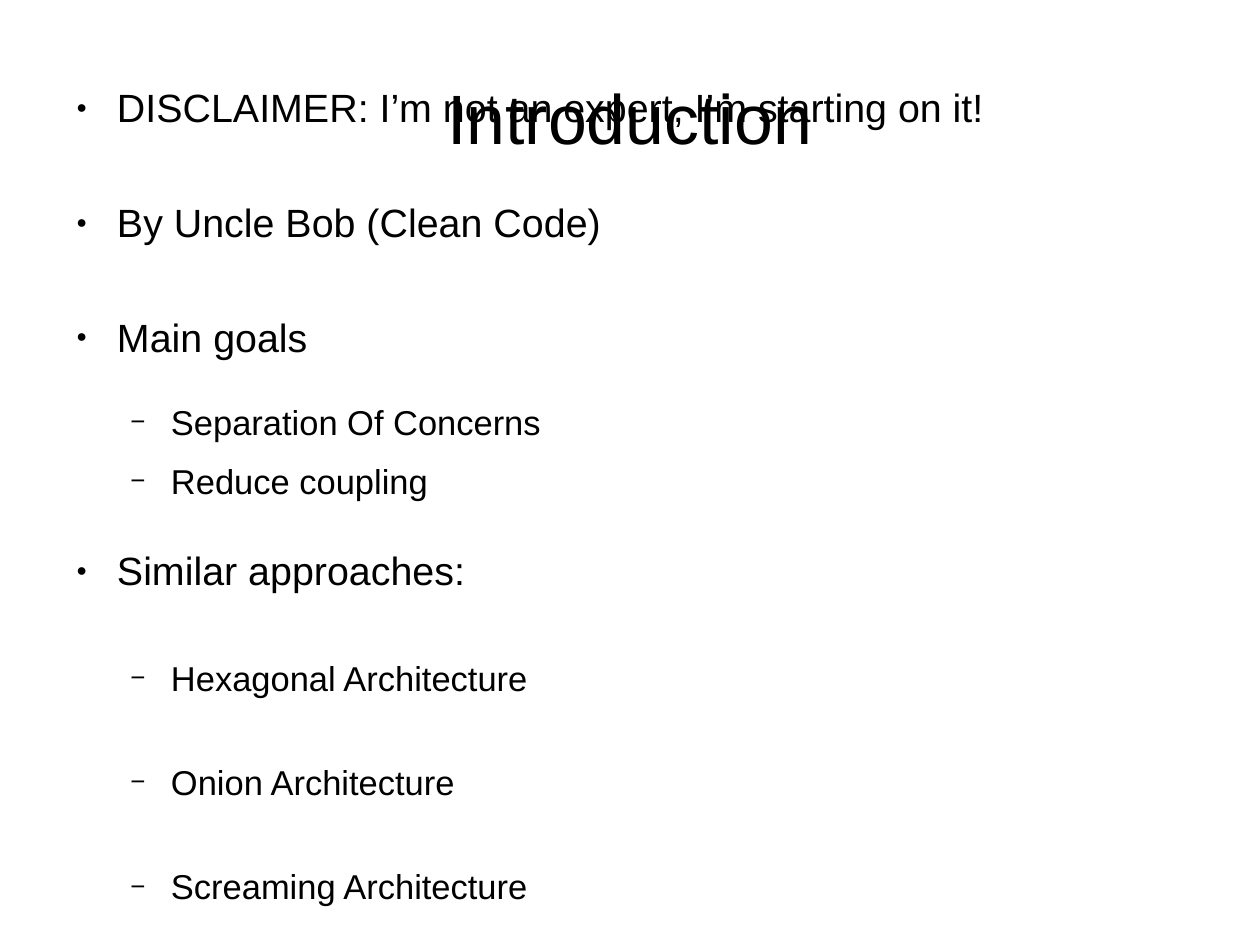
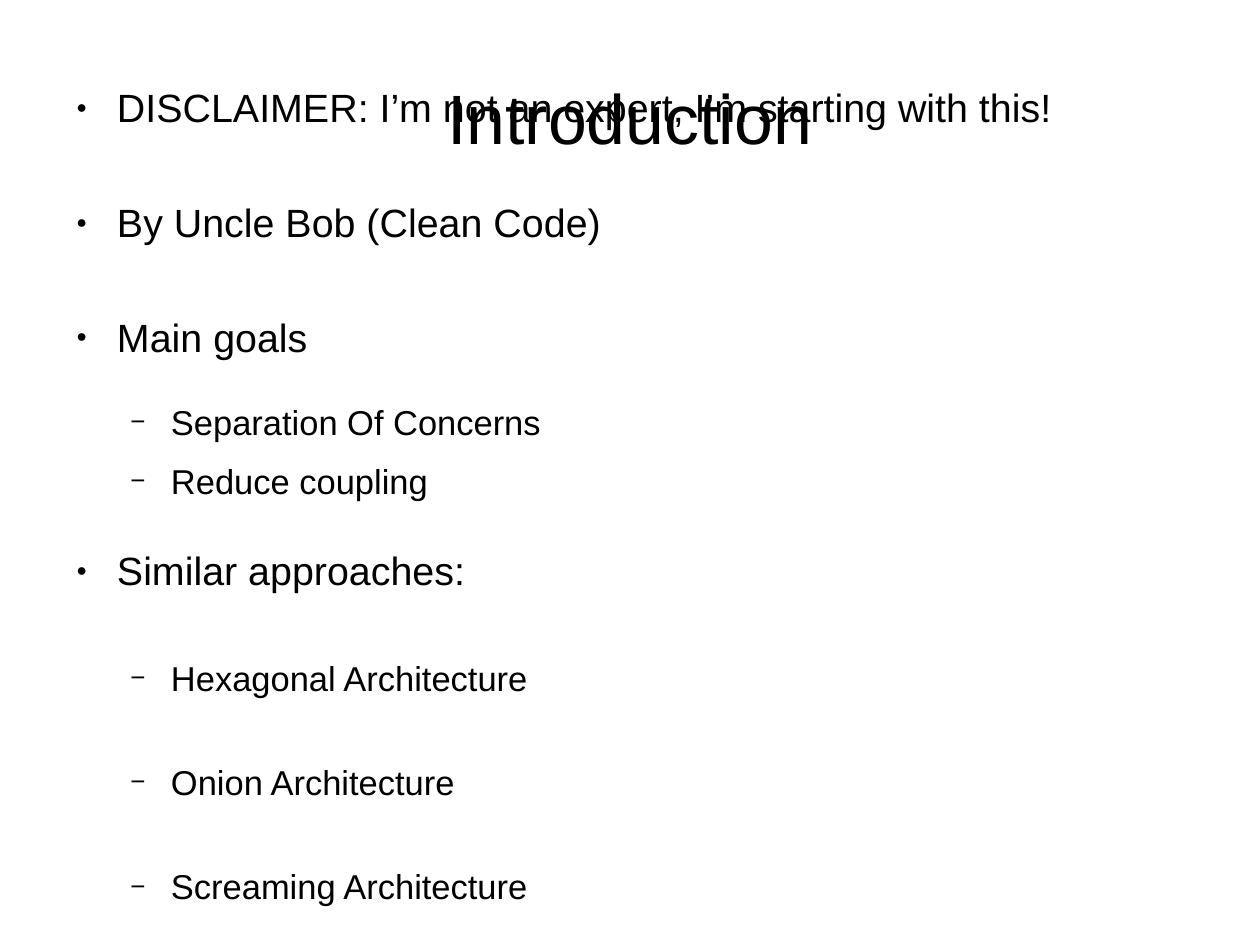
Before and after one commit to illuque/CleanArchitectureKata, a slide deck: slide 2 of kata/presentation.odp. Drawn at 1260x945 pixels with LibreOffice and Linux fonts; fonts in the diff are those of the drawing. Boxes give left, top, right and bottom in pixels: in the first picture for what was removed or moved away, otherwise in the second. Text is boxed around its words. In the diff, an @@ line names an element or a change of style, - is before the commit and + after.

```diff
--- a/kata/presentation.odp
+++ b/kata/presentation.odp
@@ text at (117, 93, 1051, 130): text changed @@
-● DISCLAIMER: I’m not an expert, I’m starting on it!
+● DISCLAIMER: I’m not an expert, I’m starting with this!
```
Also in this commit, not shown: 3 other slides changed, 1 other file.
